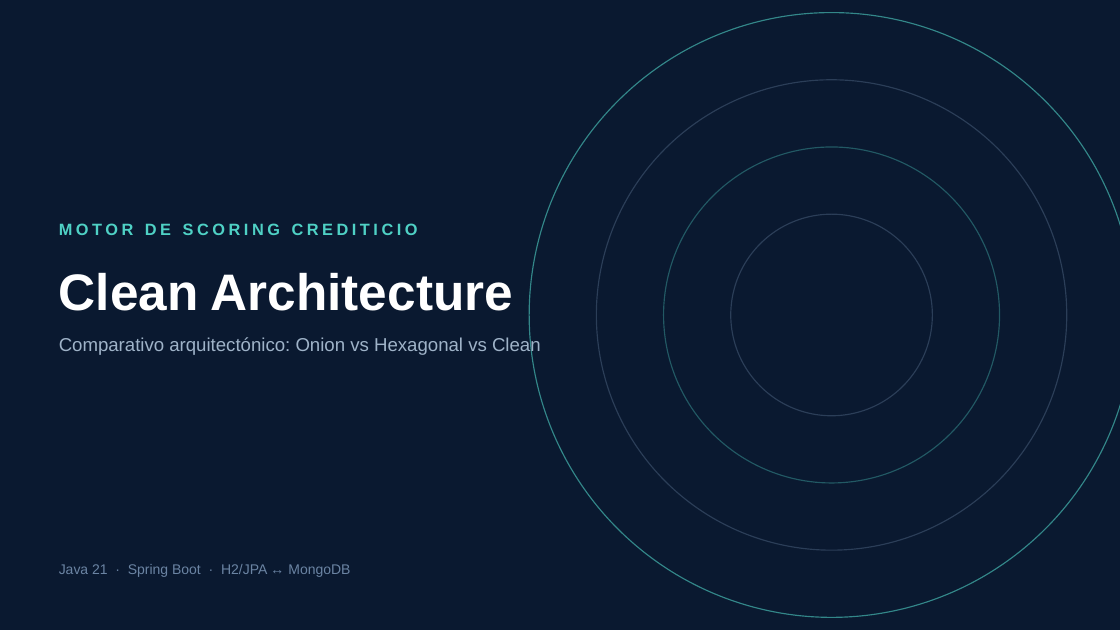
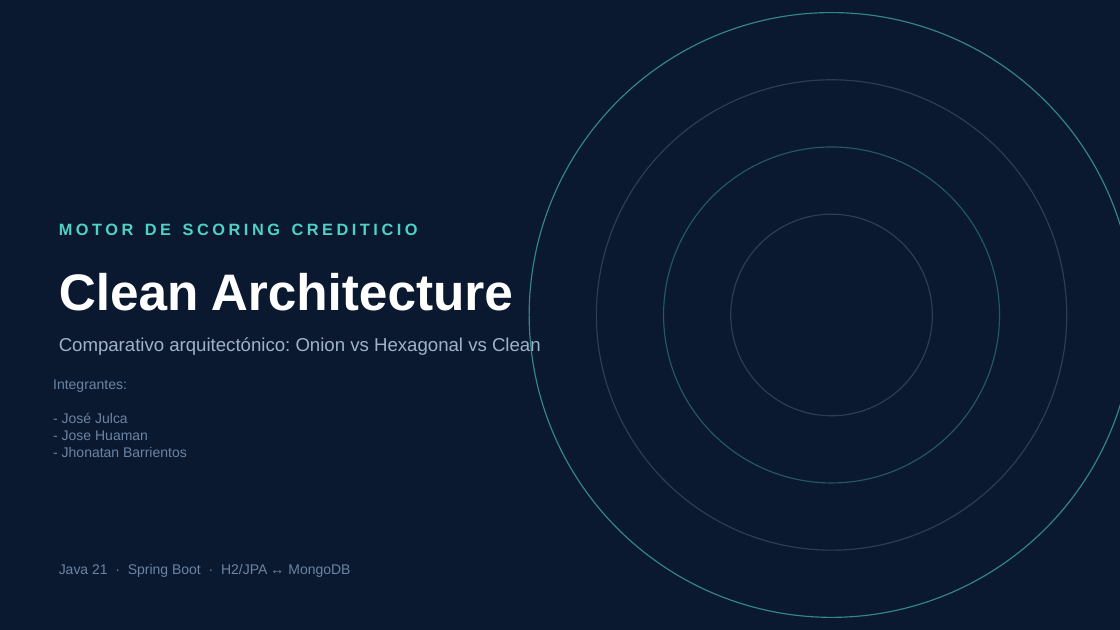
Before and after one commit to JoseJulca/CleanArquitecture, a slide deck: slide 1 of Motor_Scoring_Clean_Architecture.pptx. Drawn at 1120x630 pixels with LibreOffice and Linux fonts; fonts in the diff are those of the drawing. Boxes give left, top, right and bottom in pixels: in the first picture for what was removed or moved away, otherwise in the second. Text is boxed around its words. In the diff, an @@ line names an element or a change of style, - is before the commit and + after.

Commit message:
se modifico la ppt

```diff
--- a/Motor_Scoring_Clean_Architecture.pptx
+++ b/Motor_Scoring_Clean_Architecture.pptx
@@ text added at (x1=53, y1=379, x2=187, y2=457), 12 pt, text #6B84A3 @@
+Integrantes:
+- José Julca
+- Jose Huaman
+- Jhonatan Barrientos
```
